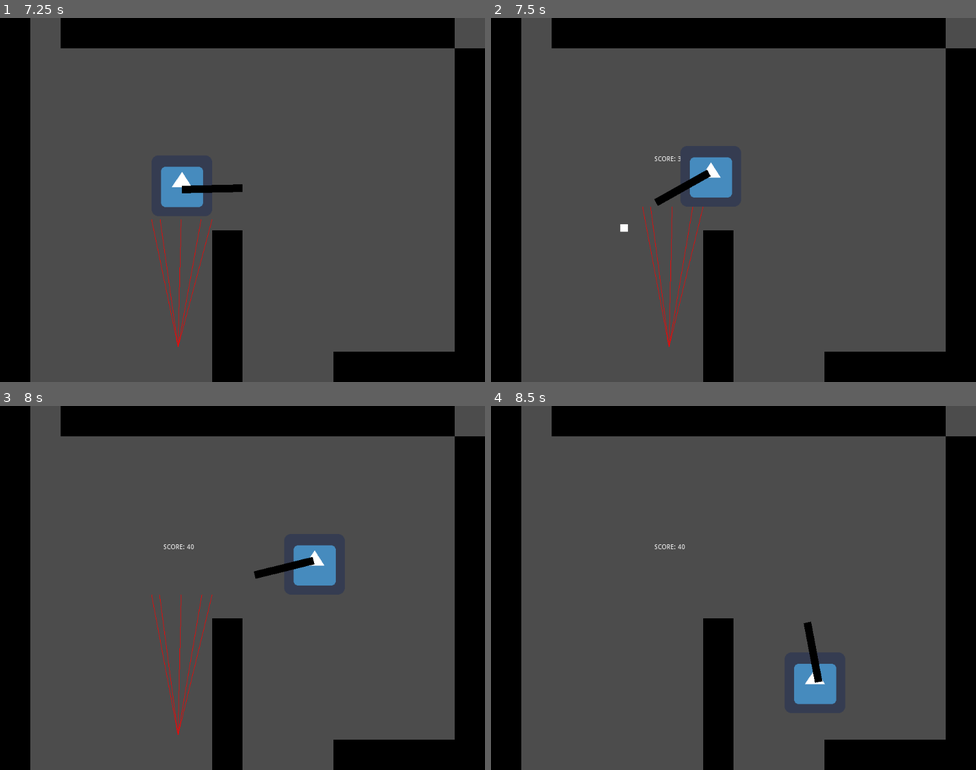
Above: before the commit, frames 1-4 (two rows, left to right).
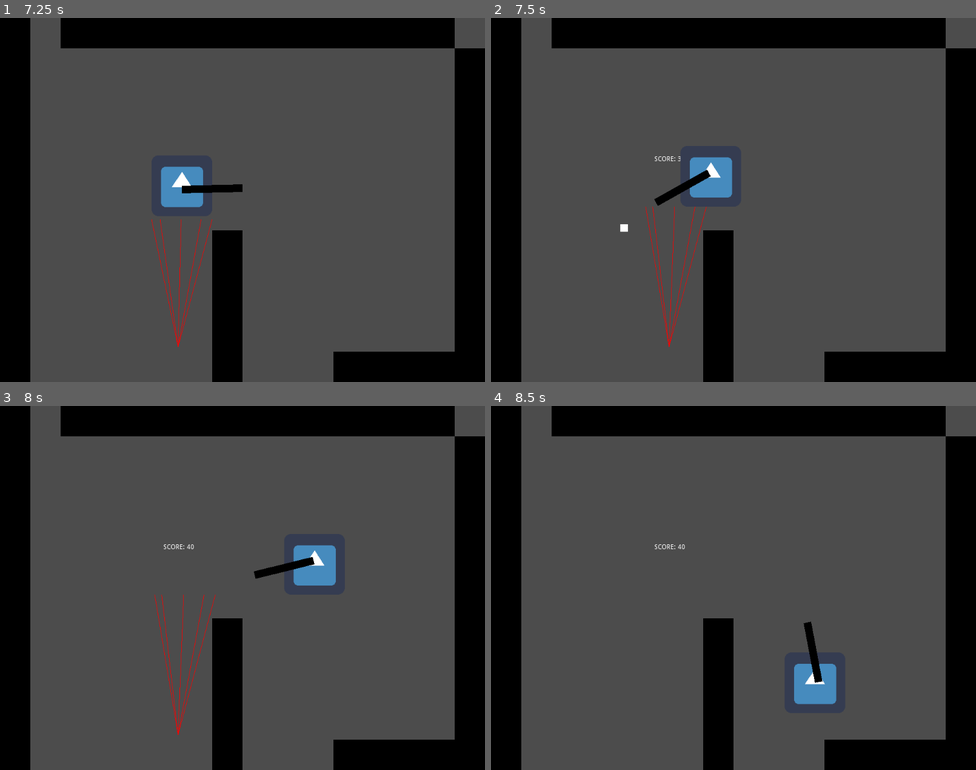
Above: after the commit, the same moments.

Repository: Develarooio/hoho-ohno
Game: Godot game, scene res://Levels/MaxTestLevel.tscn
Two runs of this game, one before a commit and one after it. Both use one fixed random seed, a clock stepped at 60 frames per second and the inputs below. The project has no main scene, so this scene is started directly. The engine's default icon, where the game draws it, is replaced by a stand-in: a white triangle on a blue panel in a dark square.
Inputs (mouse positions are in pixels of both pictures, inside the frame that each line leads up to):
- Up to frame 1 (7.25 s): tap Enter at 0.5, 2 s; move the mouse to (349, 181) at 0.52 s; hold D (right) 0.53-1.28 s; tap Space (dash) at 0.6, 1.25, 2.1, 2.75, 3.6, 5.1, 6.6 s; move the mouse to (145, 218) at 1.27 s; hold S (down) 1.28-2.03 s; click (145, 218) at 1.35 s; move the mouse to (291, 119) at 2.02 s; hold D (right) 2.03-2.78 s; move the mouse to (218, 272) at 2.77 s; hold W (up) 2.78-3.53 s; click (218, 272) at 2.85 s; move the mouse to (388, 254) at 3.52 s; hold A (left) 3.53-5.03 s; move the mouse to (97, 145) at 4.27 s; click (97, 145) at 4.35 s; move the mouse to (266, 200) at 5.02 s; hold S (down) 5.03-5.78 s; move the mouse to (169, 109) at 5.77 s; hold D (right) 5.78-6.53 s; click (169, 109) at 5.85 s; move the mouse to (349, 181) at 6.52 s; hold W (up) from 6.53 s (still down)
- Up to frame 2 (7.5 s): move the mouse to (636, 218) at 7.27 s; release W (up) at 7.28 s; hold D (right) from 7.28 s (still down); click (636, 218) at 7.35 s
- Up to frame 3 (8 s): keep holding D (right)
- Up to frame 4 (8.5 s): move the mouse to (782, 507) at 8.02 s; release D (right) at 8.03 s; hold S (down) from 8.03 s (still down); tap Space (dash) at 8.1 s

Frame 1 is identical in both runs. In frame 2, 0.6% of the frame differs, in the area x 31-45%, y 51-90%; in frame 3, 0.6%; in frame 4, nothing differs.

Commit message:
Player takes damage when ghosty hitsd

Diff:
--- a/Ghosty/Ghosty.gd
+++ b/Ghosty/Ghosty.gd
@@ -2,6 +2,7 @@
 
 var DIR_CHANGE_LIKELIHOOD = 0.9
 export var SPEED = 5
+export var GHOST_POWER = 1
 var dir =  Vector2(rand_range(-100,100), rand_range(-100,100))
 var moving = true
 var ray_hits = []
@@ -10,6 +11,8 @@
 var lunge_direction = null
 var LUNGE_SPEED = 5
 var can_lunge = true
+
+var can_hit_player = true
 
 func _can_see_player():
 	for b in $SiteArea.get_overlapping_bodies():
@@ -36,7 +39,7 @@
 	var se_corner = body_pos + extents
 
 	for pos in [body_pos, nw_corner, sw_corner, ne_corner, se_corner]:
-		var ray_res = space_state.intersect_ray(global_position, pos, [self])
+		var ray_res = space_state.intersect_ray(global_position, pos, [self, $GhostyArea])
 		if ray_res and ray_res["collider"].get_name() == "Player":
 			ray_hits.append(ray_res.position)
 
@@ -50,6 +53,7 @@
 	$LungeTimer.start()
 	can_lunge = false
 	lunge_direction = dir
+
 
 func _process(delta):
 
@@ -79,12 +83,20 @@
 
 
 func _on_LungeTimer_timeout():
-	$LungeTimer.stop()
 	$LungeCooldown.start()
-	print("lunge over")
 	lunge_direction = null
 
 func _on_LungeCooldown_timeout():
-	$LungeCooldown.stop()
-	print("cooldowned")
 	can_lunge = true
+
+
+func _on_GhostyArea_body_entered(body):
+	if body.get_name() == "Player" and can_hit_player:
+		GAME_STATE.adjust_player_health(-GHOST_POWER)
+		$PlayerHitCooldown.start()
+		can_hit_player = false
+
+
+func _on_PlayerHitCooldown_timeout():
+	print("cooled down")
+	can_hit_player = true
--- a/Ghosty/Ghosty.tscn
+++ b/Ghosty/Ghosty.tscn
@@ -13,6 +13,11 @@
 custom_solver_bias = 0.0
 radius = 288.34
 
+[sub_resource type="RectangleShape2D" id=3]
+
+custom_solver_bias = 0.0
+extents = Vector2( 69, 73 )
+
 [node name="Ghosty" type="KinematicBody2D"]
 
 input_pickable = false
@@ -22,6 +27,7 @@
 script = ExtResource( 1 )
 _sections_unfolded = [ "Collision" ]
 SPEED = 5
+GHOST_POWER = 1
 
 [node name="GhostySprite" type="Sprite" parent="." index="0"]
 
@@ -46,6 +52,7 @@
 
 [node name="CollisionShape2D" type="CollisionShape2D" parent="SiteArea" index="0"]
 
+position = Vector2( 0, -2 )
 shape = SubResource( 2 )
 _sections_unfolded = [ "Visibility" ]
 
@@ -53,16 +60,43 @@
 
 process_mode = 1
 wait_time = 0.6
-one_shot = false
+one_shot = true
 autostart = false
 
 [node name="LungeCooldown" type="Timer" parent="." index="4"]
 
 process_mode = 1
 wait_time = 1.0
-one_shot = false
+one_shot = true
+autostart = false
+
+[node name="GhostyArea" type="Area2D" parent="." index="5"]
+
+input_pickable = true
+gravity_vec = Vector2( 0, 1 )
+gravity = 98.0
+linear_damp = 0.1
+angular_damp = 1.0
+audio_bus_override = false
+audio_bus_name = "Master"
+
+[node name="CollisionShape2D" type="CollisionShape2D" parent="GhostyArea" index="0"]
+
+position = Vector2( -1, 0 )
+scale = Vector2( 1.01389, 1 )
+shape = SubResource( 3 )
+
+[node name="PlayerHitCooldown" type="Timer" parent="." index="6"]
+
+process_mode = 1
+wait_time = 1.0
+one_shot = true
 autostart = false
 
 [connection signal="timeout" from="LungeTimer" to="." method="_on_LungeTimer_timeout"]
 
 [connection signal="timeout" from="LungeCooldown" to="." method="_on_LungeCooldown_timeout"]
+
+[connection signal="body_entered" from="GhostyArea" to="." method="_on_GhostyArea_body_entered"]
+
+[connection signal="timeout" from="PlayerHitCooldown" to="." method="_on_PlayerHitCooldown_timeout"]
--- a/Levels/MaxTestLevel.tscn
+++ b/Levels/MaxTestLevel.tscn
@@ -33,6 +33,7 @@
 
 position = Vector2( 617, 618 )
 SPEED = 2
+GHOST_POWER = 1
 
 [node name="DebugTimer" parent="." index="2" instance=ExtResource( 3 )]
 
Not shown: 1 places in Ghosty/Ghosty.tscn that only renumber resources
